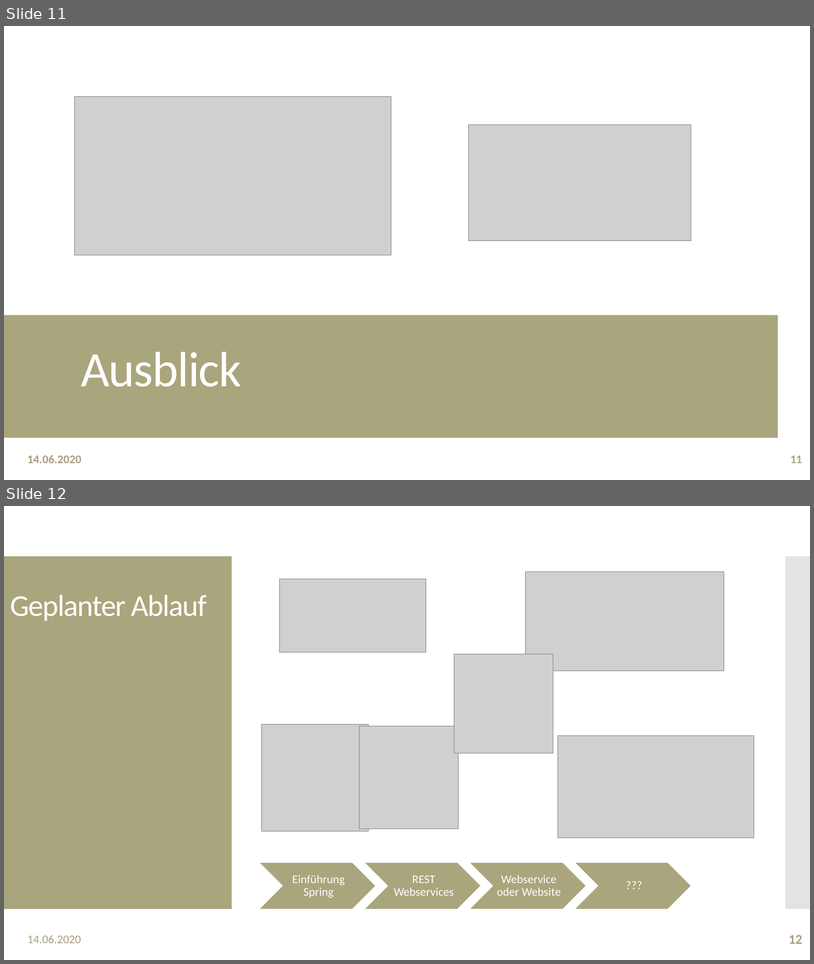
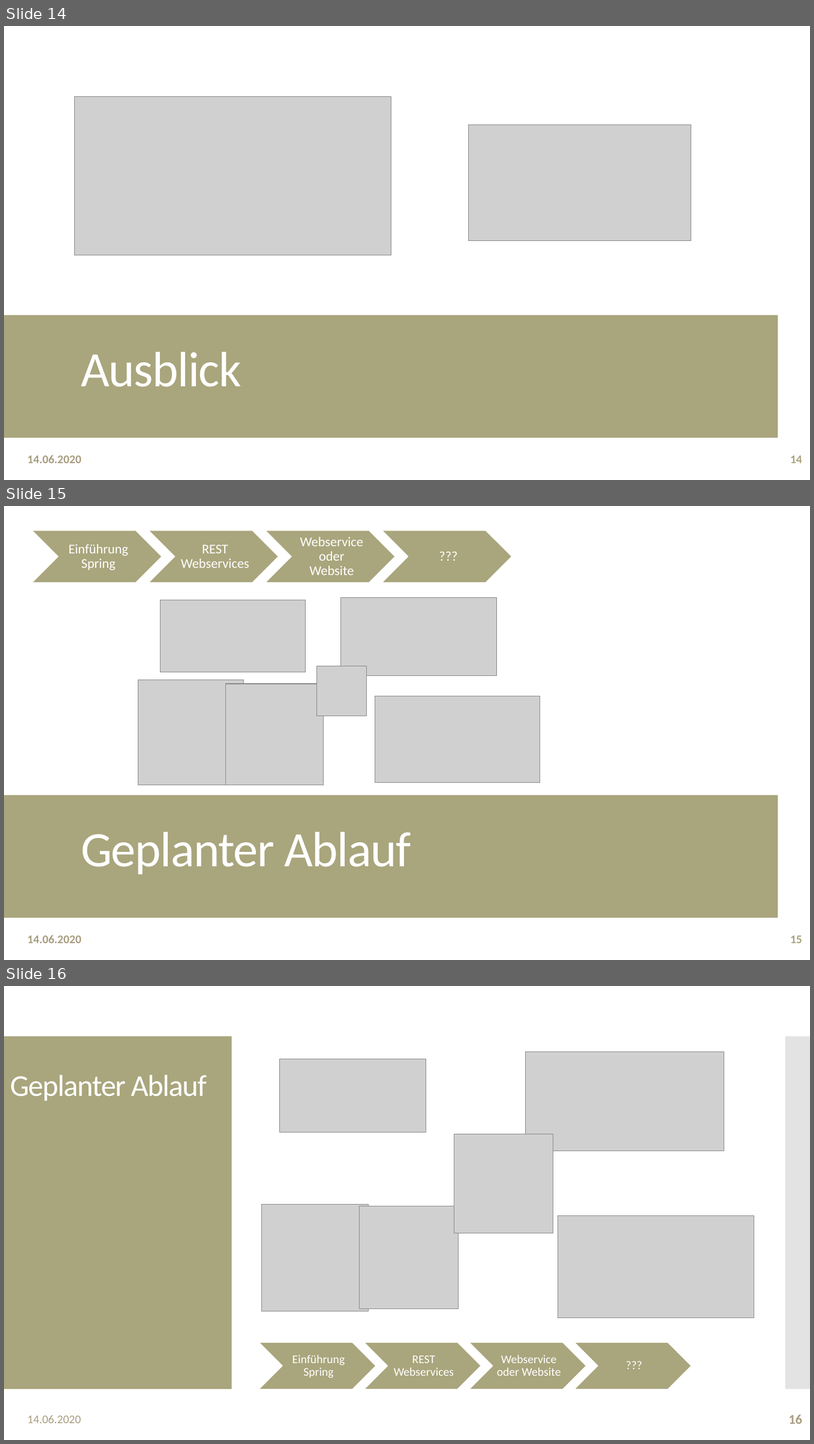
Before and after one commit to fh-erfurt/RentATool, a slide deck: share/presentations/Java 2/RentATool_16.06.20.pptx. Shown one above the other, each under a label of ours: slides 11 and 12 before the commit, slides 14, 15 and 16 after it. The pictures are 814x964 and 814x1444 pixels, drawn with LibreOffice and Linux fonts; fonts in the diff are those of the drawing; grey boxes stand for pictures. Boxes give left, top, right and bottom in pixels: in the first picture for what was removed or moved away, otherwise in the second. Text is boxed around its words. In the diff, an @@ line names an element or a change of style, - is before the commit and + after.

```diff
--- a/share/presentations/Java 2/RentATool_16.06.20.pptx
+++ b/share/presentations/Java 2/RentATool_16.06.20.pptx
@@ slide 15 added at <box>4,506,810,960</box>, background #FFFFFF; not listed: 2 template elements that a slide beside it also shows @@
@@ rectangle added at <box>4,506,810,960</box>, fill #FFFFFF @@
@@ group added at <box>32,531,512,583</box>: 4 chevrons, 4 texts @@
+Einführung Spring
+REST Webservices
+Webservice oder Website
+???
@@ rectangle added at <box>4,556,609,909</box>, fill #A9A57C @@
@@ rectangle added at <box>617,556,810,909</box>, fill #C8C8C8 at 50% opacity @@
@@ picture added at <box>161,600,306,672</box> @@
@@ picture added at <box>341,597,497,675</box> @@
@@ picture added at <box>317,666,366,715</box> @@
@@ picture added at <box>138,679,243,785</box> @@
@@ picture added at <box>226,684,324,785</box> @@
@@ picture added at <box>375,696,540,782</box> @@
@@ rectangle added at <box>4,795,779,918</box>, fill #A9A57C @@
@@ title added at <box>81,831,411,874</box>, 59 pt, text #FFFFFF @@
+Geplanter Ablauf
@@ text added at <box>27,934,81,943</box>, 14 pt, text #A89D7F, bold @@
+14.06.2020
@@ page number added at <box>791,935,803,943</box>, 14 pt, text #A9A57C, bold @@
+15
@@ what was slide 11 is now slide 14 @@
@@ page number at <box>791,455,803,463</box>: text changed @@
-11
+14
@@ what was slide 12 is now slide 16 @@
@@ page number at <box>789,1414,803,1423</box>: text changed @@
-12
+16
```
Also in this commit, not shown: 3 other slides added.
